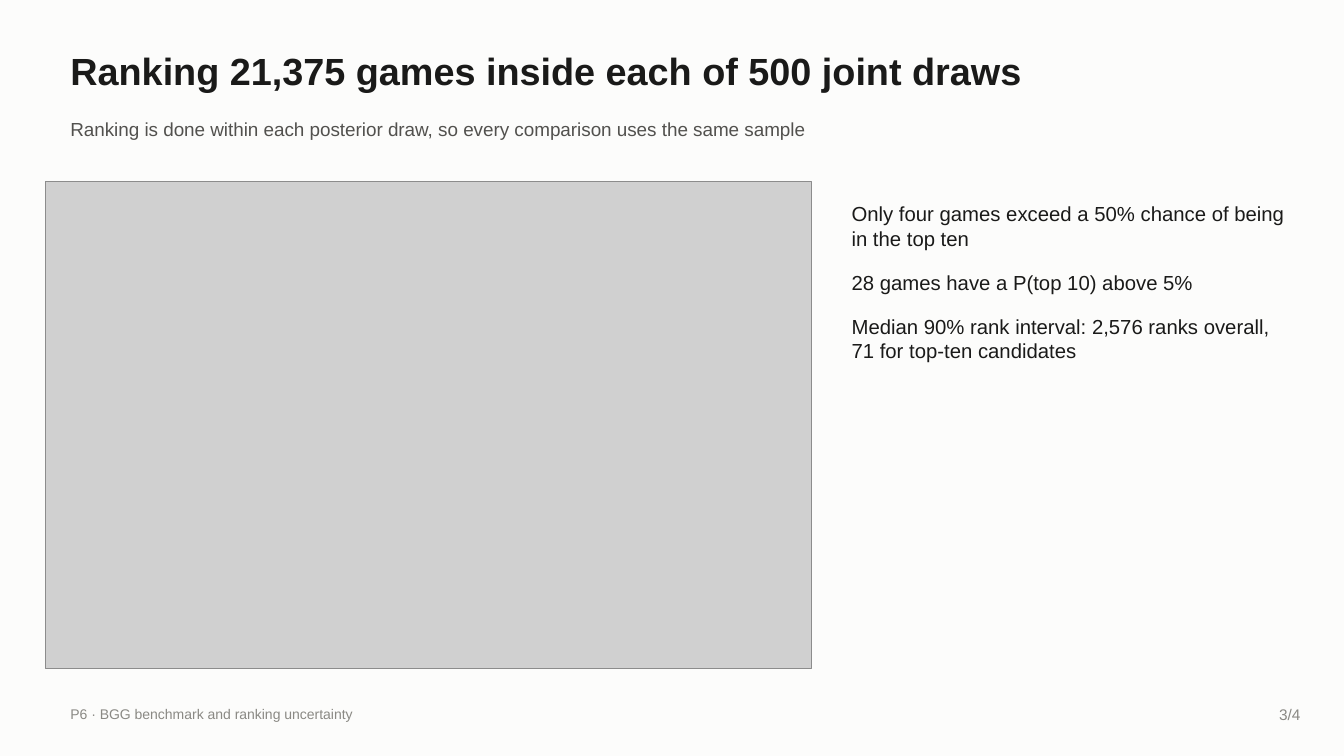
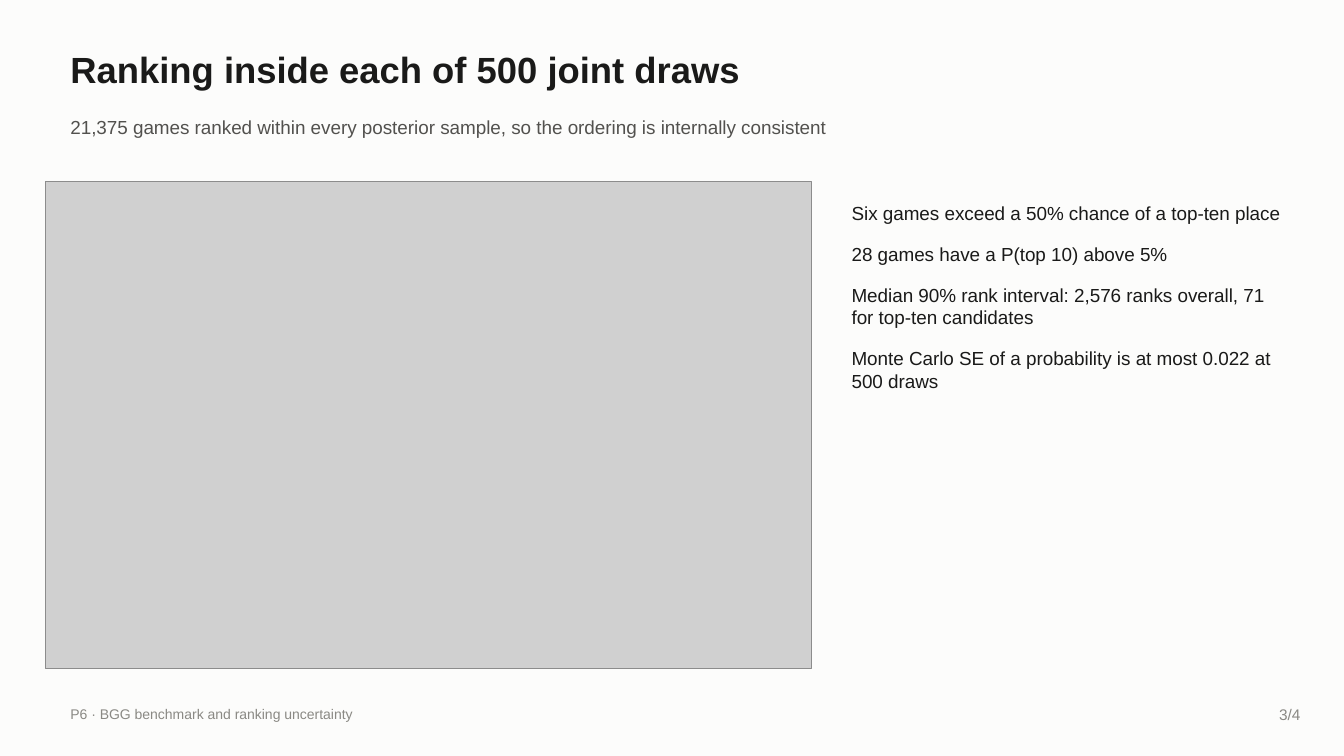
Before and after one commit to iwanttosleeeep/bayesian-boardgame-ratings, a slide deck: slide 3 of slides/P6_slides.pptx. Drawn at 1344x756 pixels with LibreOffice and Linux fonts; fonts in the diff are those of the drawing; grey boxes stand for pictures. Boxes give left, top, right and bottom in pixels: in the first picture for what was removed or moved away, otherwise in the second. Text is boxed around its words. In the diff, an @@ line names an element or a change of style, - is before the commit and + after.

```diff
--- a/slides/P6_slides.pptx
+++ b/slides/P6_slides.pptx
@@ text at (70, 56, 739, 91): text changed; size 27 to 26 pt @@
-Ranking 21,375 games inside each of 500 joint draws
+Ranking inside each of 500 joint draws
@@ text at (70, 120, 826, 138): text changed @@
-Ranking is done within each posterior draw, so every comparison uses the same sample
+21,375 games ranked within every posterior sample, so the ordering is internally consistent
@@ text at (852, 206, 1280, 224): text changed; size 14.5 to 13.5 pt @@
-Only four games exceed a 50% chance of being in the top ten
+Six games exceed a 50% chance of a top-ten place
@@ text at (852, 247, 1264, 328): size 14.5 to 13.5 pt in "28 games have a P(top 10) above ...", "Median 90% rank interval: 2,576 ranks overall, ..."; less space between paragraphs @@
@@ text at (852, 351, 1271, 388): paragraph added @@
+Monte Carlo SE of a probability is at most 0.022 at 500 draws
```
Also in this commit, not shown: 2 other slides changed, 1 slide added, 2 slides removed, 14 other files.
